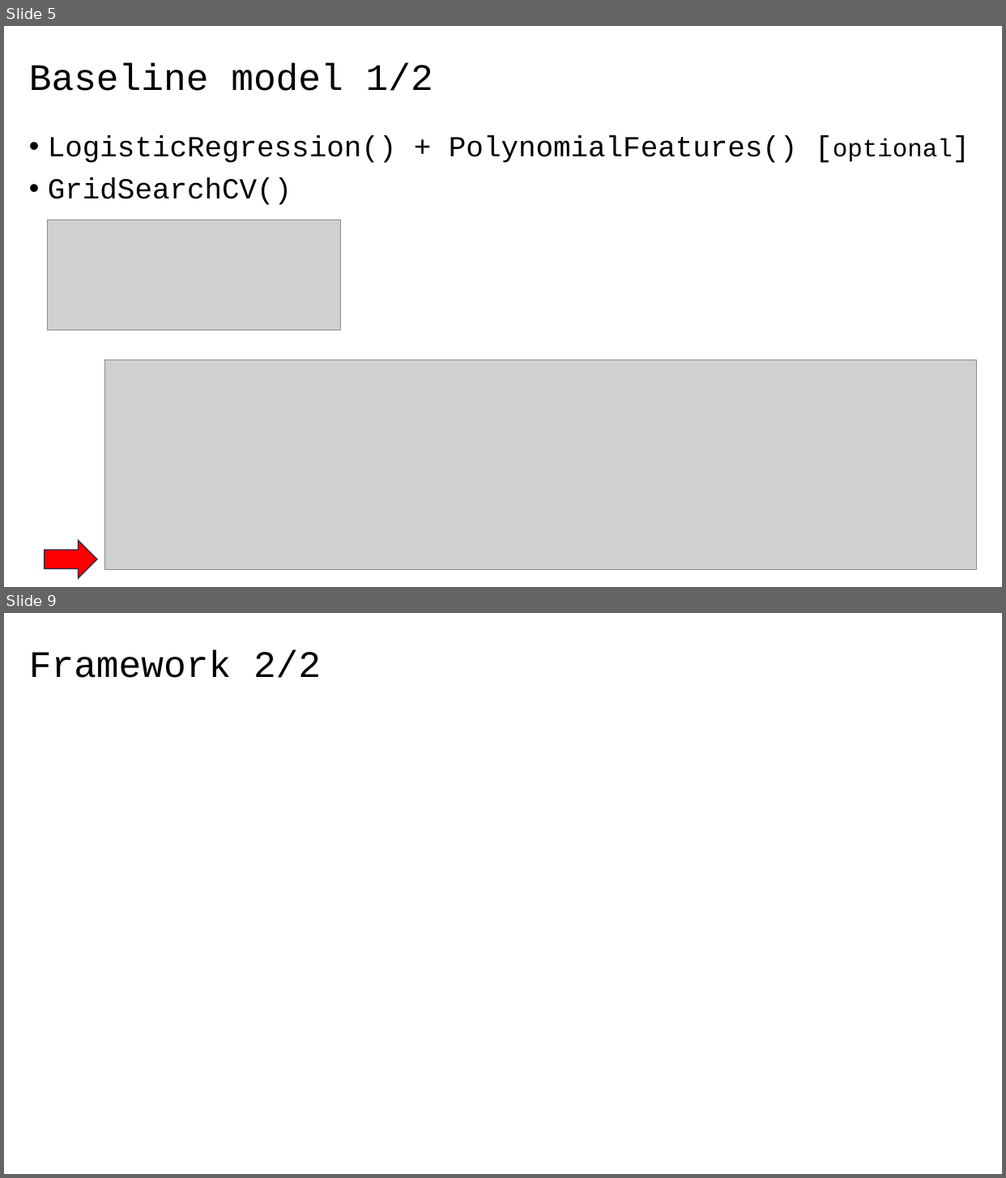
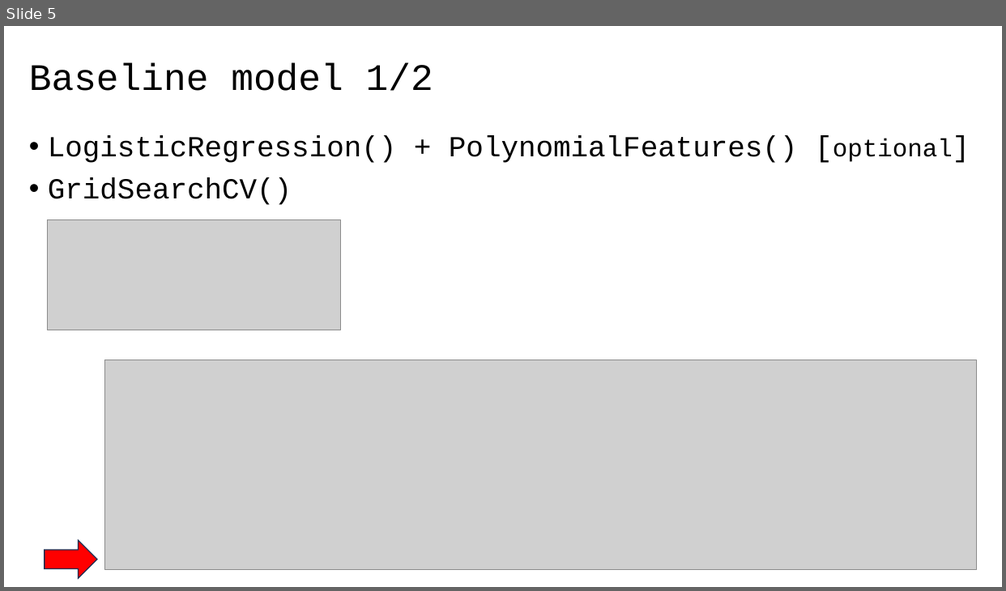
Before and after one commit to 40tude/02_Data-Science_Fullstack_march_2024, a slide deck: 05_supervised_ML/99_Project_Conversion_rate_challenge/01_conversion_rate_challenge.pptx. Shown one above the other, each under a label of ours: slides 5 and 9 before the commit, slide 5 after it; the slides between them are not shown. The pictures are 1006x1178 and 1006x591 pixels, drawn with LibreOffice and Linux fonts; fonts in the diff are those of the drawing; grey boxes stand for pictures. Boxes give left, top, right and bottom in pixels: in the first picture for what was removed or moved away, otherwise in the second. Text is boxed around its words. In the diff, an @@ line names an element or a change of style, - is before the commit and + after.

```diff
--- a/05_supervised_ML/99_Project_Conversion_rate_challenge/01_conversion_rate_challenge.pptx
+++ b/05_supervised_ML/99_Project_Conversion_rate_challenge/01_conversion_rate_challenge.pptx
@@ slide 9 removed at box(4, 613, 1002, 1174), background #FFFFFF @@
@@ title removed at box(29, 650, 321, 678) @@
-Framework 2/2
```
Also in this commit, not shown: 4 slides changed, 9 other files.
